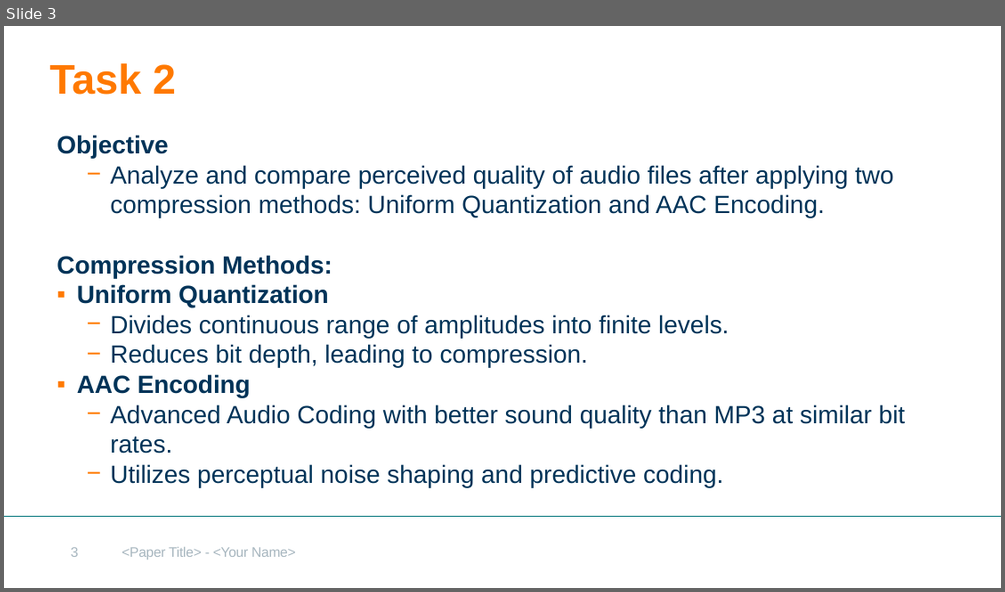
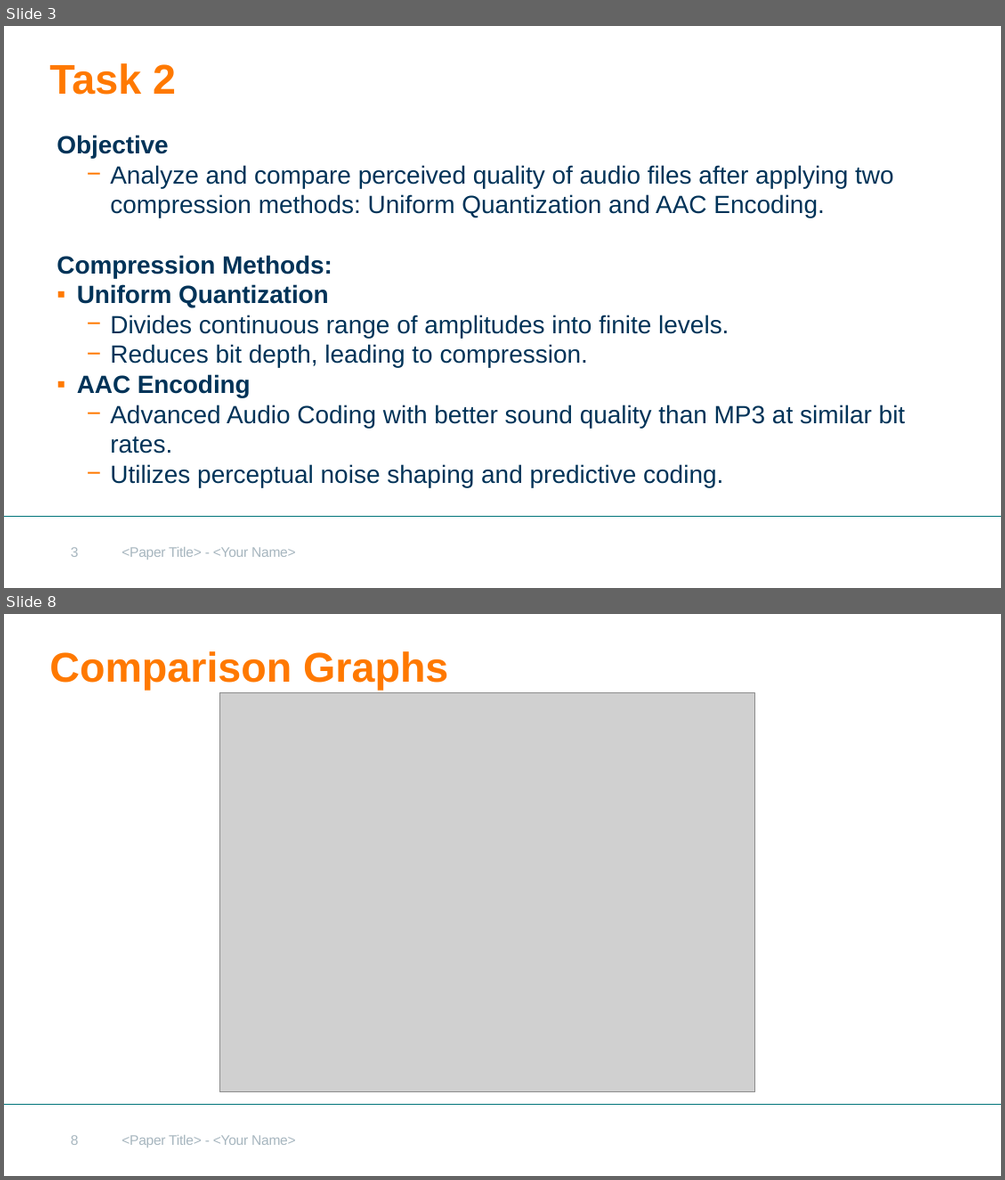
Before and after one commit to javvadasghar/MRSP_Seminar_Project_Group8, a slide deck: Project Presentation.pptx. Shown one above the other, each under a label of ours: slide 3 before the commit, slides 3 and 8 after it; the slides between them are not shown. The pictures are 1005x592 and 1005x1180 pixels, drawn with LibreOffice and Linux fonts; fonts in the diff are those of the drawing; grey boxes stand for pictures; background and template pictures are left out. Boxes give left, top, right and bottom in pixels: in the first picture for what was removed or moved away, otherwise in the second. Text is boxed around its words. In the diff, an @@ line names an element or a change of style, - is before the commit and + after.

```diff
--- a/Project Presentation.pptx
+++ b/Project Presentation.pptx
@@ slide 8 added at box(4, 614, 1001, 1176), background #FFFFFF; not listed: 2 template elements that a slide beside it also shows @@
@@ title added at box(49, 651, 448, 690), 30 pt, text #FF7900, bold @@
+Comparison Graphs
@@ picture added at box(220, 692, 755, 1091) @@
@@ page number added at box(71, 1135, 79, 1144), 10 pt, text #A7B6BF @@
+8
```
Also in this commit, not shown: 1 slide changed, 3 other slides added, 4 slides removed, 1 other file.
